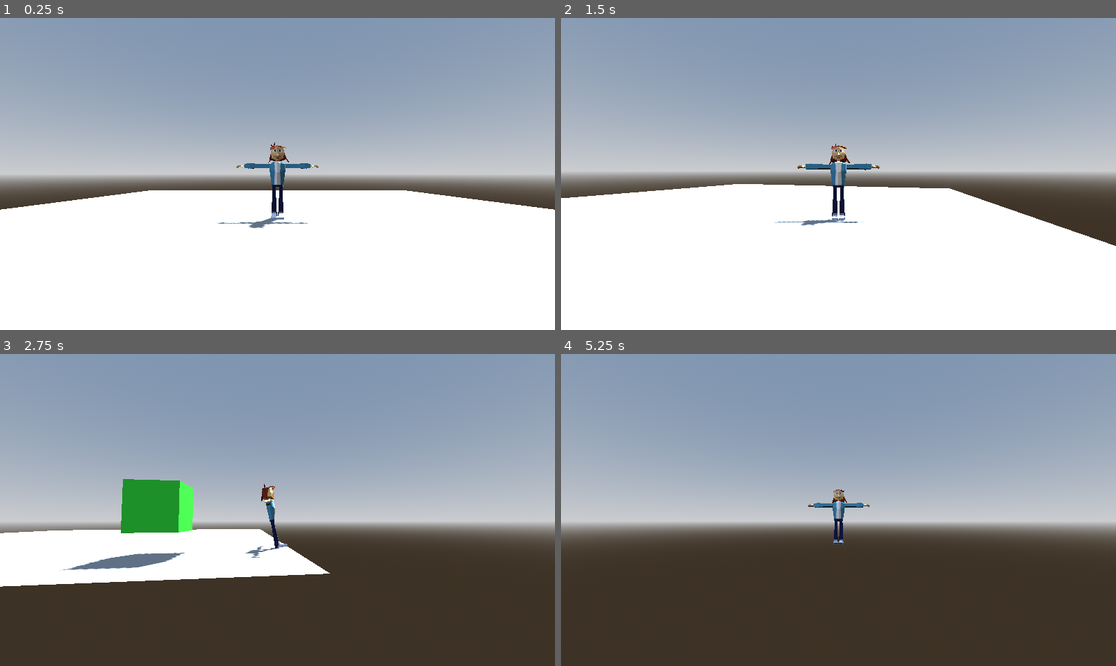
Above: before the commit, frames 1-4 (two rows, left to right).
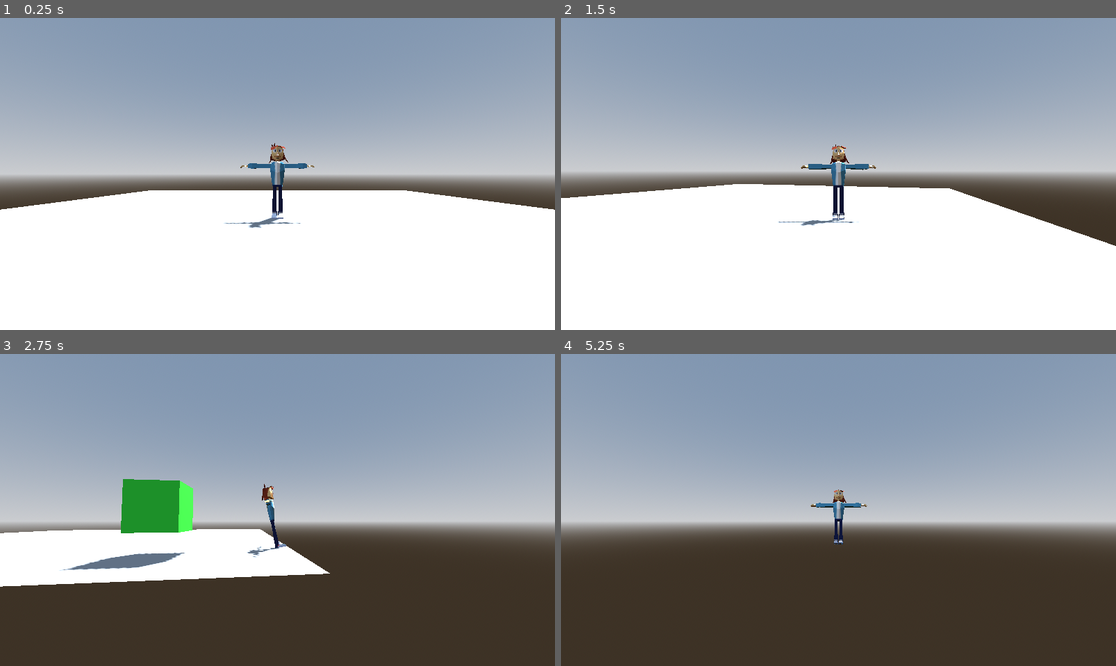
Above: after the commit, the same moments.

Repository: UltraWobbles/TripleHeroT
Game: Godot game, scene res://Scenes/scene_1.tscn
The game is run twice, just before and just after one commit, with the same random seed, the same clock (stepped at 60 frames per second) and the same inputs.
Inputs (mouse positions are in pixels of both pictures, inside the frame that each line leads up to):
- Up to frame 1 (0.25 s): no input
- Up to frame 2 (1.5 s): tap Enter (ui_accept) at 0.5, 0.77 s; move the mouse to (866, 174) at 0.52 s; hold D (right) 0.53-1.28 s; tap W (foward) at 0.6 s; move the mouse to (810, 174) at 1.27 s; hold S (back) from 1.28 s (still down); click (810, 174) at 1.35 s
- Up to frame 3 (2.75 s): tap Enter (ui_accept) at 1.52 s; move the mouse to (288, 503) at 2.02 s; release S (back) at 2.03 s; hold D (right) from 2.03 s (still down); hold Tab (toggle_mouse_capture) from 2.03 s (still down)
- Up to frame 4 (5.25 s): move the mouse to (810, 572) at 2.77 s; release Tab (toggle_mouse_capture) at 2.78 s; tap Mouse wheel down (wheel_down) at 2.85 s; tap Enter (ui_accept) at 3.02, 3.77, 4.25, 4.52, 5 s; move the mouse to (1005, 556) at 3.52 s; release D (right) at 3.53 s; hold Mouse wheel up (wheel_up) 3.53-4.28 s; hold A (left) 3.53-5.03 s; move the mouse to (672, 463) at 4.27 s; tap W (foward) at 4.35 s; move the mouse to (866, 510) at 5.02 s; hold S (back) from 5.03 s (still down); click (866, 510) at 5.1 s

The runs differ from the first frame. In frame 1, 0.2% of the frame differs, in the area x 39-58%, y 39-68%; in frame 2, 0.2%, in the area x 38-58%, y 40-66%; in frame 3, less than 0.1%; in frame 4, less than 0.1%.

Commit message:
Update player.tscn
The player is now at a angle

Diff:
--- a/hero-game/Characters/player.tscn
+++ b/hero-game/Characters/player.tscn
@@ -19,10 +19,11 @@
 
 [node name="son" parent="." unique_id=994984799 instance=ExtResource("2_65n15")]
 unique_name_in_owner = true
-transform = Transform3D(1, 0, 0, 0, 1, 0, 0, 0, 1, 0, -1, 0)
+transform = Transform3D(0.909, 0, 0, 0, 1, 0, 0, 0, 0.909, 0, -1, 0)
 
 [node name="InteractCast" type="RayCast3D" parent="son" unique_id=911682408]
 unique_name_in_owner = true
+transform = Transform3D(1, 0, 0, 0, 1, 0, 0, 0, 1, 0, 1, 0)
 target_position = Vector3(0, 0, 4)
 
 [node name="SpringArmPivot" type="Node3D" parent="." unique_id=269667554]
